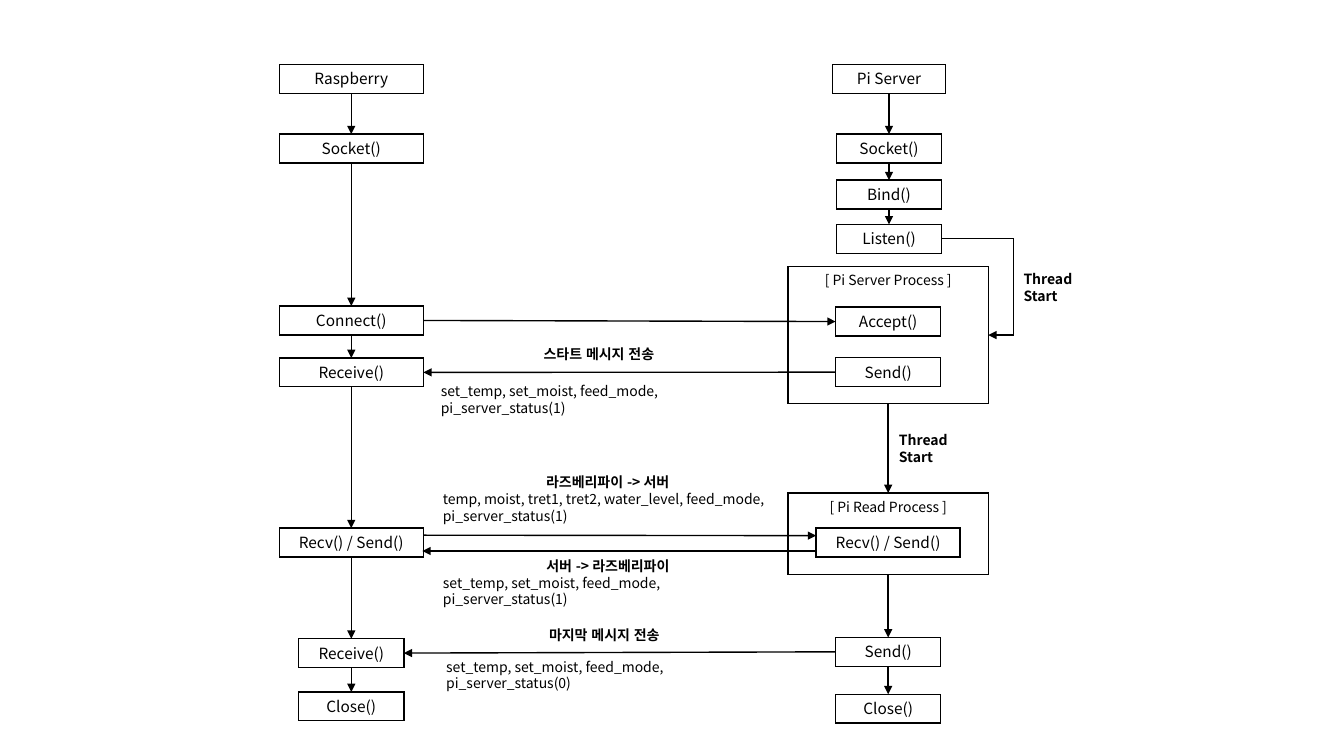
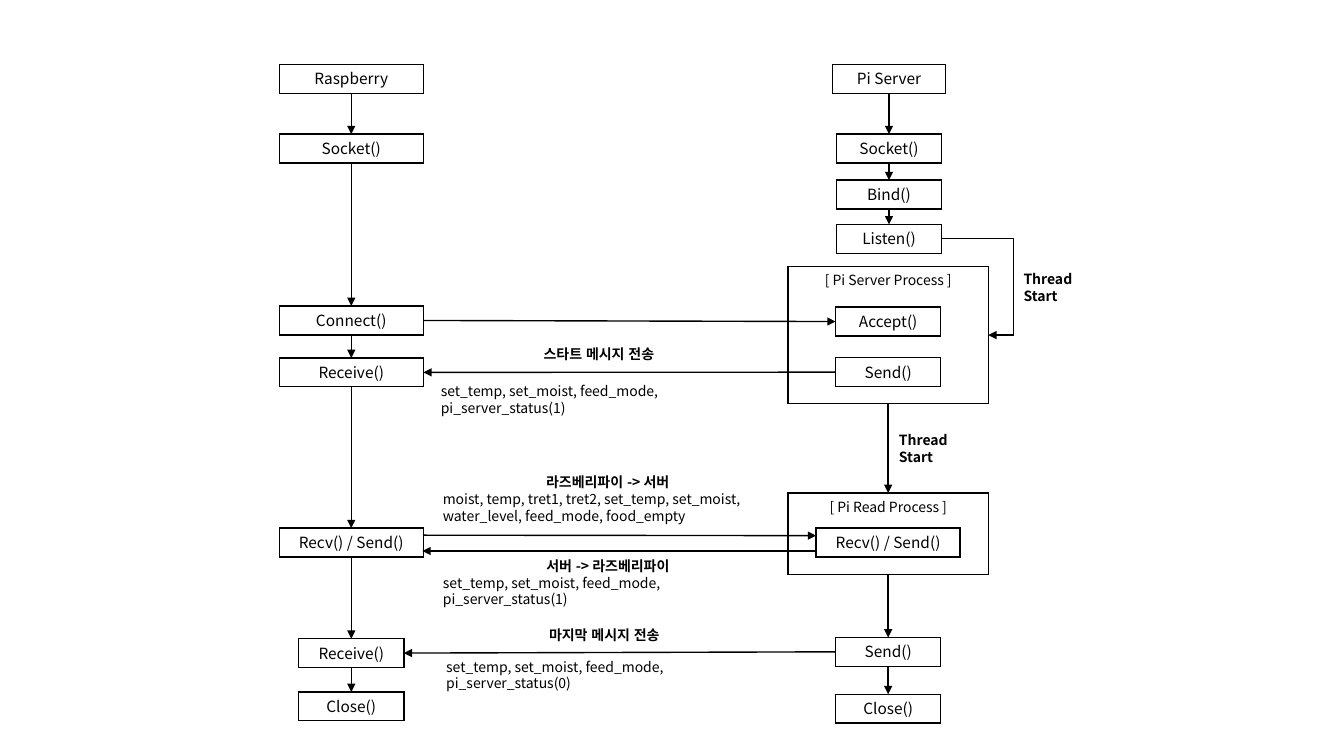
Before and after one commit to SongYeonSeok/Server, a slide deck: slide 4 of 서버 구성.pptx (slide 3 before the commit). Drawn at 1344x756 pixels with LibreOffice and Linux fonts; fonts in the diff are those of the drawing. Boxes give left, top, right and bottom in pixels: in the first picture for what was removed or moved away, otherwise in the second. Text is boxed around its words. In the diff, an @@ line names an element or a change of style, - is before the commit and + after.

```diff
--- a/서버 구성.pptx
+++ b/서버 구성.pptx
@@ text at box(443, 493, 740, 525): text changed @@
-temp, moist, tret1, tret2, water_level, feed_mode,
-pi_server_status(1)
+moist, temp, tret1, tret2, set_temp, set_moist, water_level, feed_mode, food_empty
```
Also in this commit, not shown: 2 other slides changed, 1 slide added, 7 other files.
